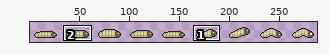
Two versions of one sprite sheet, gfx/maggot.png. Above: a wide view before the commit, with the close-up outlined.
Close-up. Old version:
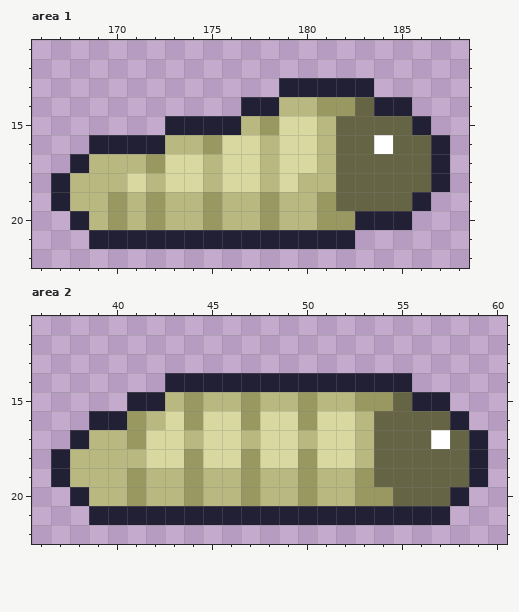
The file is 288x32 pixels. Shown: area 1: x 166..188, y 11..22; area 2: x 36..60, y 11..22. The wide view leaves out empty margins. The commit also changed other parts of the picture, which this record leaves out.
New version:
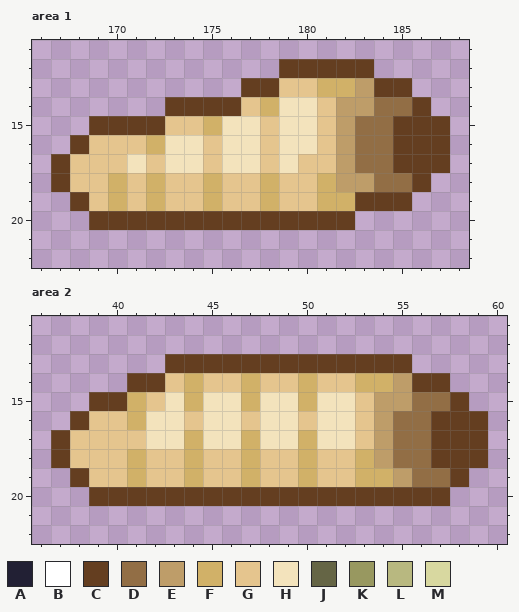
Palette (. is transparent): A #222034  B #ffffff  C #643e20  D #926e45  E #be9d69  F #d1b168  G #e5c58e  H #f3e3bc  J #656545  K #989860  L #b8b880  M #d8d8a0
What changed:
Changed rows in their new state; - is an unchanged pixel.
Area 1:
first column x 167:
12 ------------CCCCC----
13 ----------CCGGFFECC--
14 ------CCCCGFHHGEEDDC-
15 --CCCCGGFHHGHHGEDDCCC
16 -CGGGFHHGHHGHHGEDDCCC
17 CGGGHGHHGHHGHGGEDDCCC
18 CGGFGFGGFGGFGGFEEDDC.
19 .CGFGFGGFGGFGGFFCCC.-
20 -.CCCCCCCCCCCCCC...--
21 --..............-----
Area 2:
first column x 37:
13 ------CCCCCCCCCCCCC----
14 ----CCGFGGFGGFGGFFECC--
15 --CCFGHFHHFHHFHHGEEDDC-
16 -CGGFHHGHHGHHGHHGEDDCCC
17 CGGGGHHFHHFHHFHHGEDDCCC
18 CGGGFGGFGGFGGFGGFEDDCCC
19 .CGGFGGFGGFGGFGGFFEDDC.
20 -.CCCCCCCCCCCCCCCCCCC.-
21 --...................--
Boxes around the changes in both close-ups, in picture pixels (x1, y1, x2, y2):
changed: (51, 59, 450, 249)
changed: (51, 354, 488, 525)
